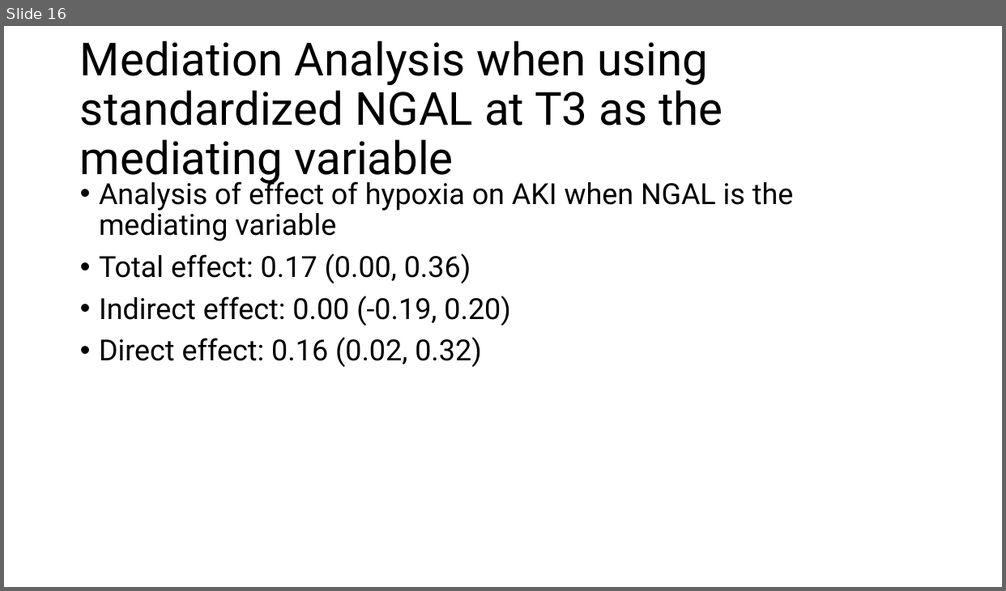
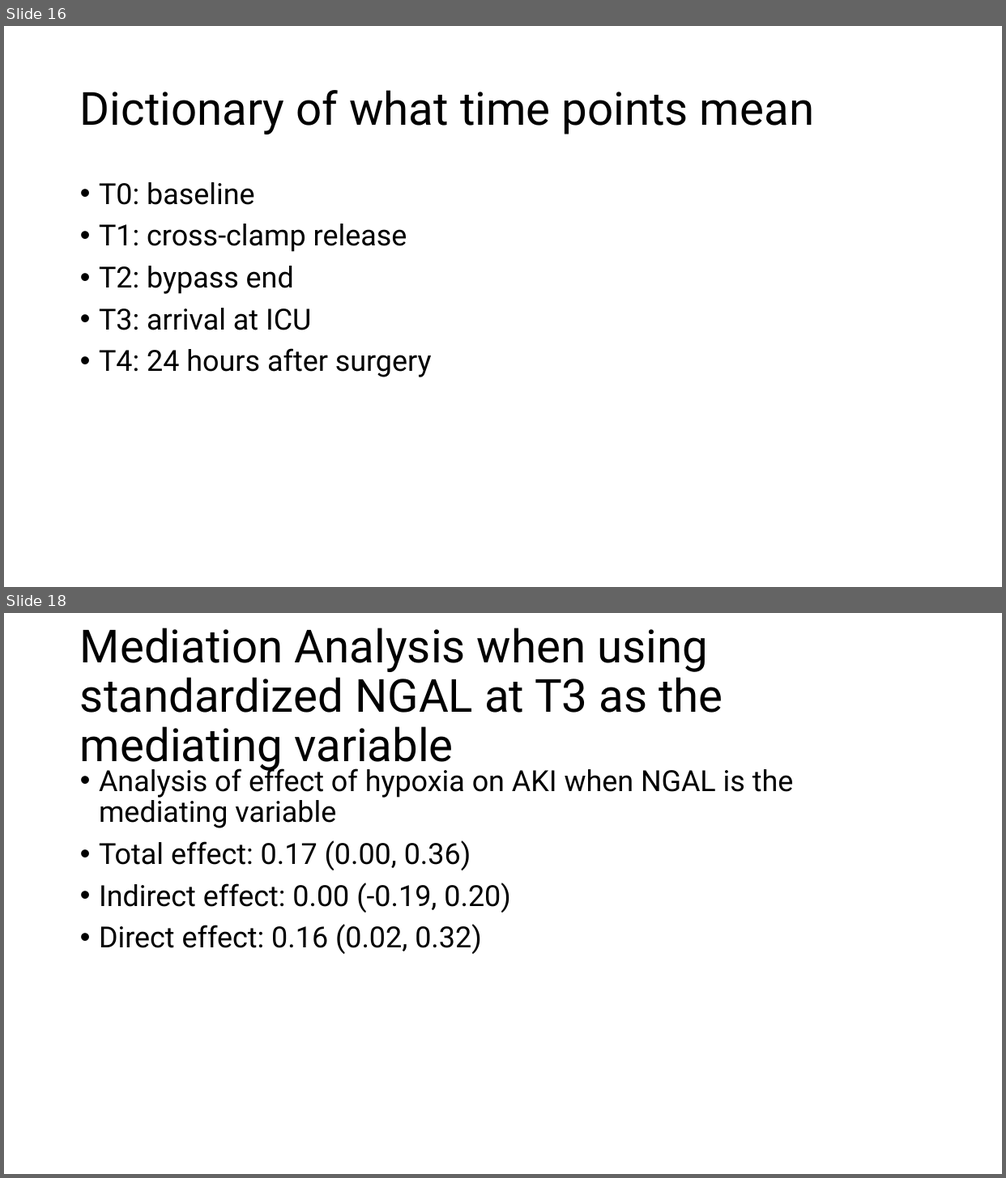
Before and after one commit to jacobmchen/imputation_pipeline, a slide deck: exploratory_analysis/plots/compare_plots.pptx. Shown one above the other, each under a label of ours: slide 16 before the commit, slides 16 and 18 after it; the slides between them are not shown. The pictures are 1006x591 and 1006x1178 pixels, drawn with LibreOffice and Linux fonts; fonts in the diff are those of the drawing. Boxes give left, top, right and bottom in pixels: in the first picture for what was removed or moved away, otherwise in the second. Text is boxed around its words. In the diff, an @@ line names an element or a change of style, - is before the commit and + after.

```diff
--- a/exploratory_analysis/plots/compare_plots.pptx
+++ b/exploratory_analysis/plots/compare_plots.pptx
@@ slide 16 added at (x1=4, y1=26, x2=1002, y2=587), background #FFFFFF @@
@@ title added at (x1=80, y1=90, x2=814, y2=135), 44 pt, text #000000 @@
+Dictionary of what time points mean
@@ text added at (x1=99, y1=182, x2=432, y2=378), 28 pt, text #000000 @@
+• T0: baseline
+• T1: cross-clamp release
+• T2: bypass end
+• T3: arrival at ICU
+• T4: 24 hours after surgery
@@ what was slide 16 is now slide 18 @@
```
Also in this commit, not shown: 9 other slides added.
